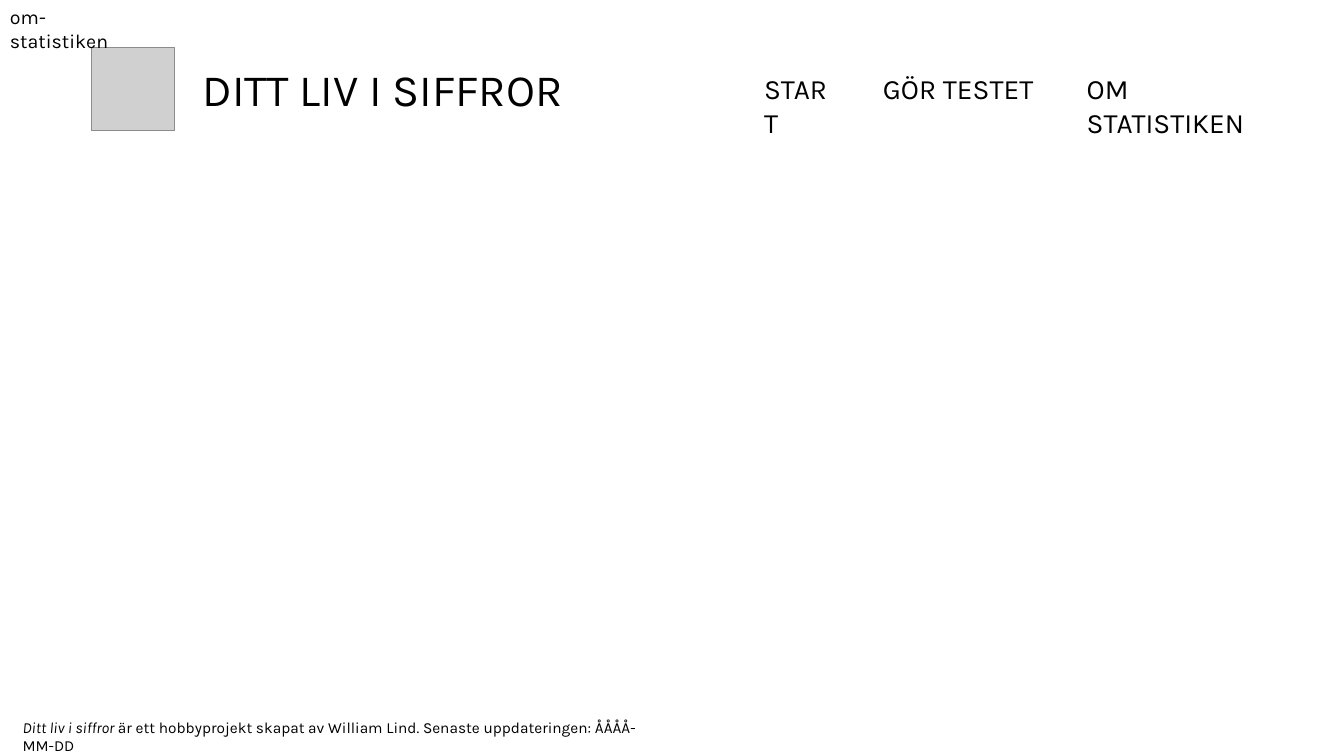
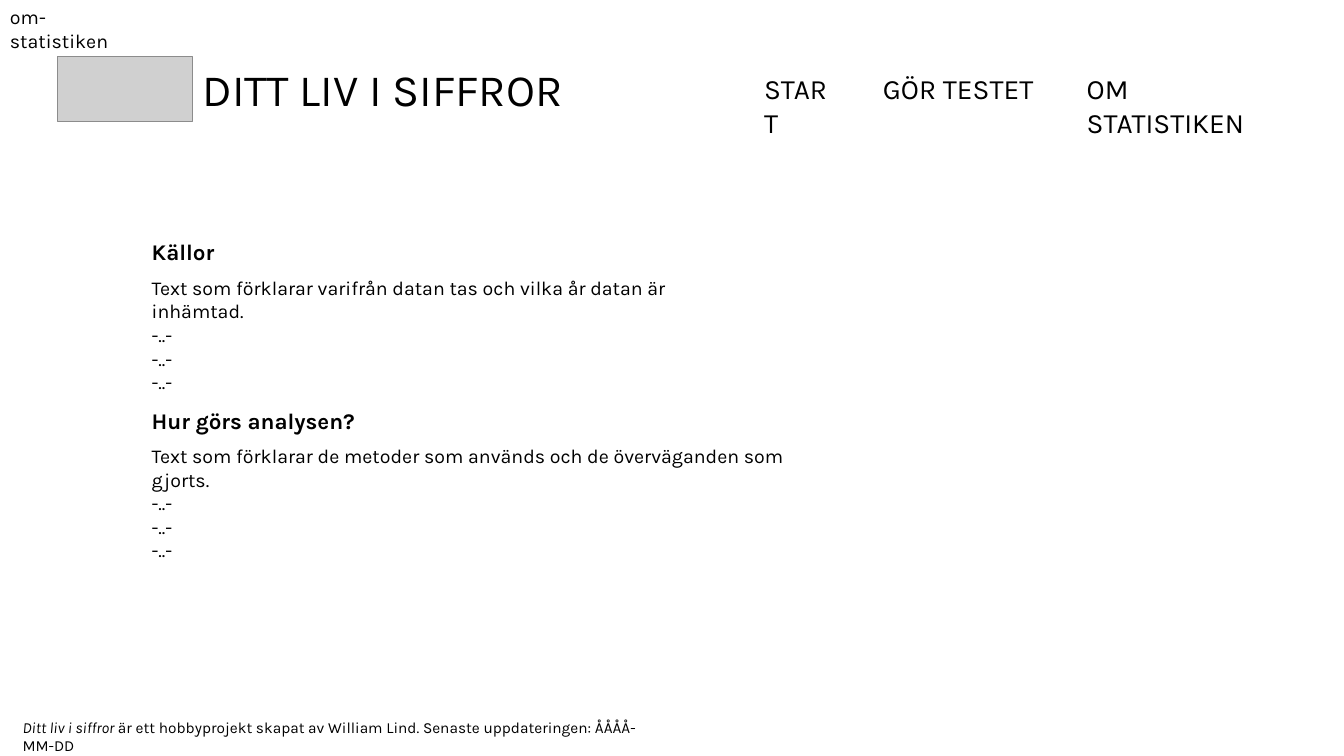
Before and after one commit to lindw3/sverige-i-siffror, a slide deck: slide 4 of övrigt/Hemsideskiss.pptx (slide 3 before the commit). Drawn at 1344x756 pixels with LibreOffice and Linux fonts; fonts in the diff are those of the drawing; grey boxes stand for pictures. Boxes give left, top, right and bottom in pixels: in the first picture for what was removed or moved away, otherwise in the second. Text is boxed around its words. In the diff, an @@ line names an element or a change of style, - is before the commit and + after.

```diff
--- a/övrigt/Hemsideskiss.pptx
+++ b/övrigt/Hemsideskiss.pptx
@@ picture: place and size @@
-picture at (92,47,175,131)
+picture at (57,56,193,121)
@@ text added at (152,244,215,261), 16 pt, text #000000, bold @@
+Källor
@@ text added at (152,280,665,319), 14 pt, text #000000 @@
+Text som förklarar varifrån datan tas och vilka år datan är inhämtad.
+-..-
+-..-
+-..-
@@ text added at (152,413,355,435), 16 pt, text #000000, bold @@
+Hur görs analysen?
@@ text added at (152,449,783,492), 14 pt, text #000000 @@
+Text som förklarar de metoder som används och de överväganden som gjorts.
+-..-
+-..-
+-..-
```
Also in this commit, not shown: 2 other slides changed, 1 slide added, 5 other files.
